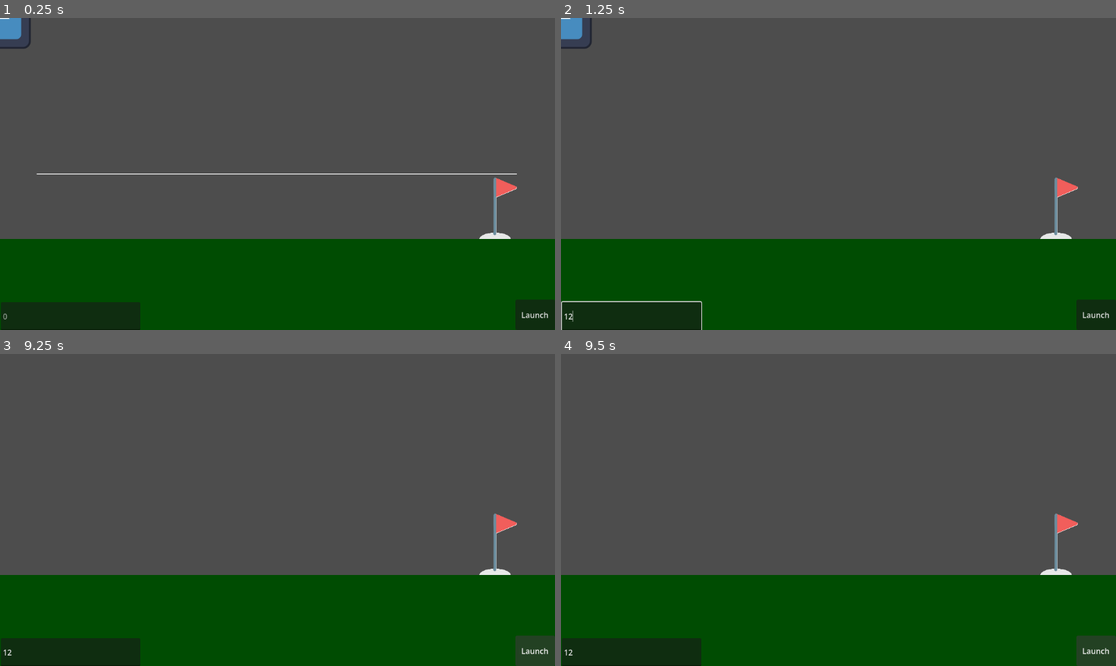
Above: before the commit, frames 1-4 (two rows, left to right).
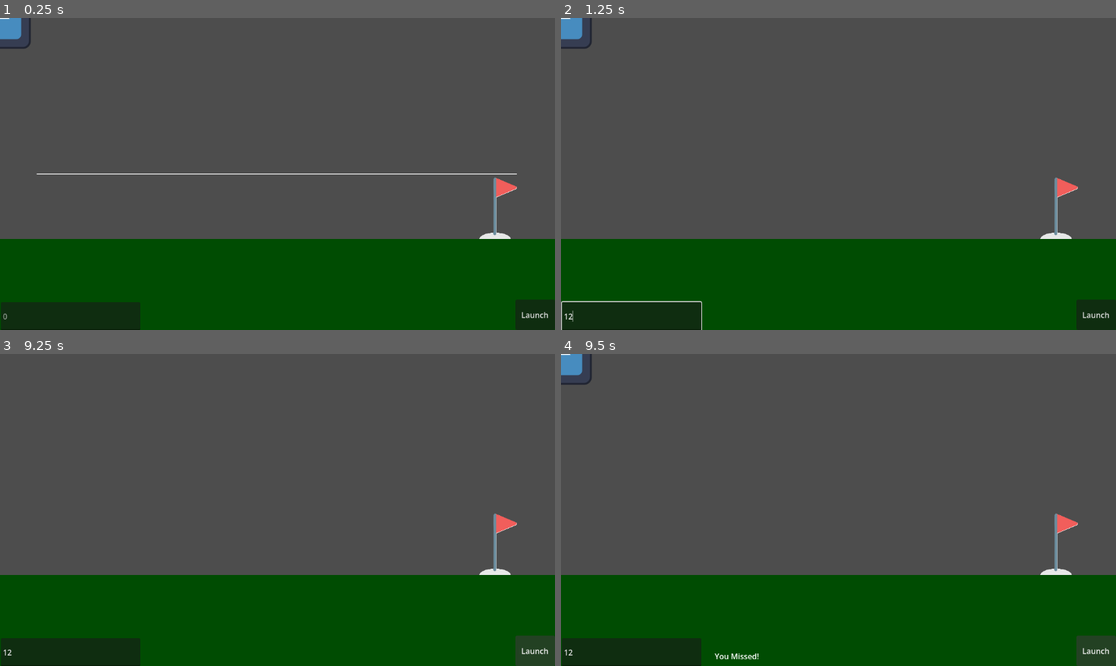
Above: after the commit, the same moments.

Repository: Isaac438/Gremlin-Graphing-Golf
Game: Godot game, scene res://scenes/world.tscn
Same seed, same stepped clock (60 frames per second), same inputs: the game is played once before the commit and once after it. The engine's default icon, where the game draws it, is replaced by a stand-in: a white triangle on a blue panel in a dark square.
Inputs (mouse positions are in pixels of both pictures, inside the frame that each line leads up to):
- Up to frame 1 (0.25 s): no input
- Up to frame 2 (1.25 s): click (633, 317) at 0.52 s; type "12" at 0.6 s
- Up to frame 3 (9.25 s): click "Launch" at 1.25 s; click "Launch" at 2 s; click "Launch" at 2.75 s; tap Enter at 3.5, 5, 6.5 s; tap Space at 4.25, 5.75, 7.25 s
- Up to frame 4 (9.5 s): no input

Frames 1-3 are identical in both runs. In frame 4, 0.4% of the frame differs, in the area x 0-36%, y 0-98%.

Commit message:
bug fixes

Diff:
--- a/Game Files (From Godot)/scripts/ball.gd
+++ b/Game Files (From Godot)/scripts/ball.gd
@@ -1,12 +1,12 @@
 extends Node2D
 
 var t := 0.0
-var speed := 0.5
+var speed := 1.0
 var moving := false
 @onready var area: Area2D = $Area2D
 var expression := Expression.new()
 var expression_ready := false
-var timeout = 0.75 / speed
+var timeout = 2.0 / speed
 
 func _ready():
 	set_expression(global.expression_text)
@@ -43,14 +43,18 @@
 		return
 	t += delta * speed
 
-	var x = (t * 10.0) - 5.0
+	var x = (t * 10.0) - 10.0
 	var y = expression.execute([x])
 
 	if expression.has_execute_failed():
 		return
 
 	global_position = Vector2(x * 50.0, -y * 50.0) + get_viewport_rect().size / 2.0
-	if t >= timeout:
+	if t >= timeout and global.hole_hit == false:
 		global.output = "You Missed!"
 		moving = false
 		global_position = Vector2.ZERO
+	elif t >= timeout and global.hole_hit == true:
+		global.hole_hit = false
+		moving = false
+		global.output = "Great Shot!"
--- a/Game Files (From Godot)/scripts/global.gd
+++ b/Game Files (From Godot)/scripts/global.gd
@@ -4,3 +4,4 @@
 var score = 0
 var expression_text = "0"
 var output = ""
+var hole_hit = false
--- a/Game Files (From Godot)/scripts/hole.gd
+++ b/Game Files (From Godot)/scripts/hole.gd
@@ -10,6 +10,7 @@
 	if body.is_in_group("Ball"):
 		global.output = "Great Shot!"
 		print("Great Shot!")
+		global.hole_hit = true
 	elif body.is_in_group("Land"):
 		pass
 	else:
